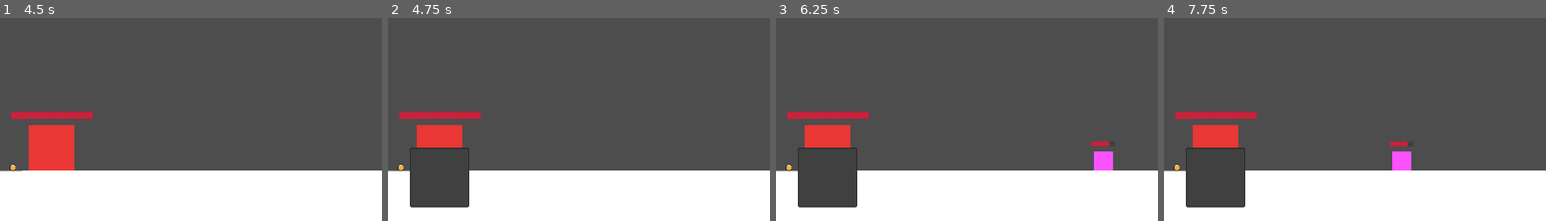
Above: before the commit, frames 1-4 (left to right).
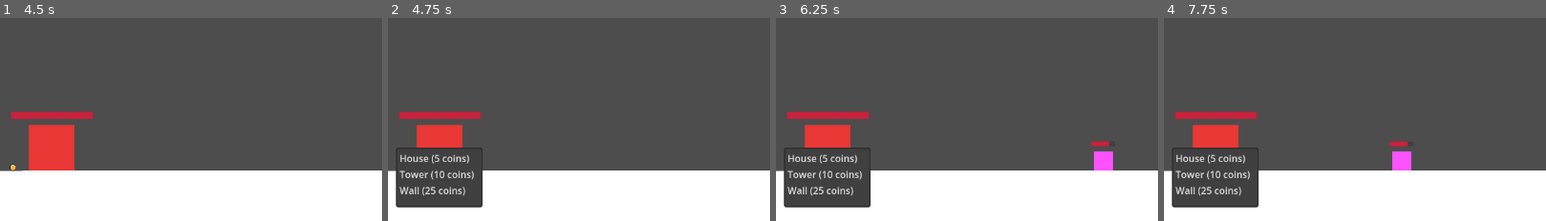
Above: after the commit, the same moments.

Repository: Caneris/Foxhold
Game: Godot game, scene res://scenes/main.tscn
Two runs of this game, one before a commit and one after it. Both use one fixed random seed, a clock stepped at 60 frames per second and the inputs below.
Inputs (mouse positions are % of the whole screen's width and height, from its top left):
- Up to frame 1 (4.5 s): tap Enter at 0.5, 2, 3.5 s; drag from (50, 82) to (60, 24) at 0.52 s; tap Space at 1.25, 2.75, 4.25 s; drag from (35, 87) to (45, 68) at 1.27 s; move the mouse to (60, 24) at 2.02 s; click (60, 24) at 2.17 s; drag from (45, 68) to (20, 31) at 2.77 s; move the mouse to (80, 63) at 3.52 s; click (80, 63) at 3.67 s; drag from (20, 31) to (50, 82) at 4.27 s
- Up to frame 2 (4.75 s): no input
- Up to frame 3 (6.25 s): move the mouse to (55, 47) at 5.02 s; click (55, 47) at 5.17 s; drag from (90, 85) to (50, 82) at 5.77 s
- Up to frame 4 (7.75 s): drag from (14, 85) to (84, 85) at 6.52 s; drag from (30, 52) to (50, 82) at 7.27 s
The pictures show only the part of the screen within x 43-93%, y 50-100%; the shares and areas given below are measured in that part.

Frame 1 is identical in both runs. In frame 2, 2.3% of the frame differs, in the area x 2-25%, y 63-94%; in frame 3, 2.3%; in frame 4, 2.3%.

Commit message:
added items and costs

Diff:
--- a/scenes/ui.tscn
+++ b/scenes/ui.tscn
@@ -21,4 +21,5 @@
 [node name="HeartMenu" type="PopupMenu" parent="."]
 title = "HeartMenu"
 item_count = 1
+item_0/text = "House"
 item_0/id = 0
--- a/scripts/heart.gd
+++ b/scripts/heart.gd
@@ -9,15 +9,59 @@
 
 #var mouse_over_heart : bool = false
 
+var menu_item_ids = {
+	"House": 0,
+	"Tower": 1,
+	"Wall": 2
+}
+
+var menu_item_costs = {
+	0: 5, # House cost
+	1: 10, # Tower cost
+	2: 25 # Wall cost
+}
+
+
 func _ready() -> void:
 	health_bar.mouse_filter = Control.MOUSE_FILTER_IGNORE
 	menu = get_tree().current_scene.get_node("UI_Layer/UI/HeartMenu")
+	_populate_heart_menu()
 	initiate_health(max_health)
 	body_entered.connect(_on_body_entered)
 	mouse_entered.connect(_on_mouse_entered)
 	mouse_exited.connect(_on_heart_mouse_exited)
 
 	menu.mouse_exited.connect(_on_menu_mouse_exited)
+	menu.id_pressed.connect(_on_menu_item_selected)
+
+
+func _populate_heart_menu() -> void:
+	menu.clear()
+	_add_menu_item("House")
+	_add_menu_item("Tower")
+	_add_menu_item("Wall")
+
+func _add_menu_item(name: String) -> void:
+	var id : int = menu_item_ids[name]
+	menu.add_item(name + " (" + str(menu_item_costs[id]) + " coins)", id)
+
+func _on_menu_item_selected(id: int) -> void:
+	match id:
+		0:
+			_create_house()
+		1:
+			_create_tower()
+		2:
+			_create_wall()
+
+func _create_house() -> void:
+	print("Created a house!")
+
+func _create_tower() -> void:
+	print("Created a tower!")
+
+func _create_wall() -> void:
+	print("Created a wall!")
 
 func take_damage(damage: float) -> void:
 	print("heart takes " + str(damage) + " damage!")
@@ -61,7 +105,3 @@
 
 	if not over_heart and not over_menu:
 		menu.hide()
-		print("neither over heart nor menu")
-
-func _populate_heart_menu() -> void:
-	pass
